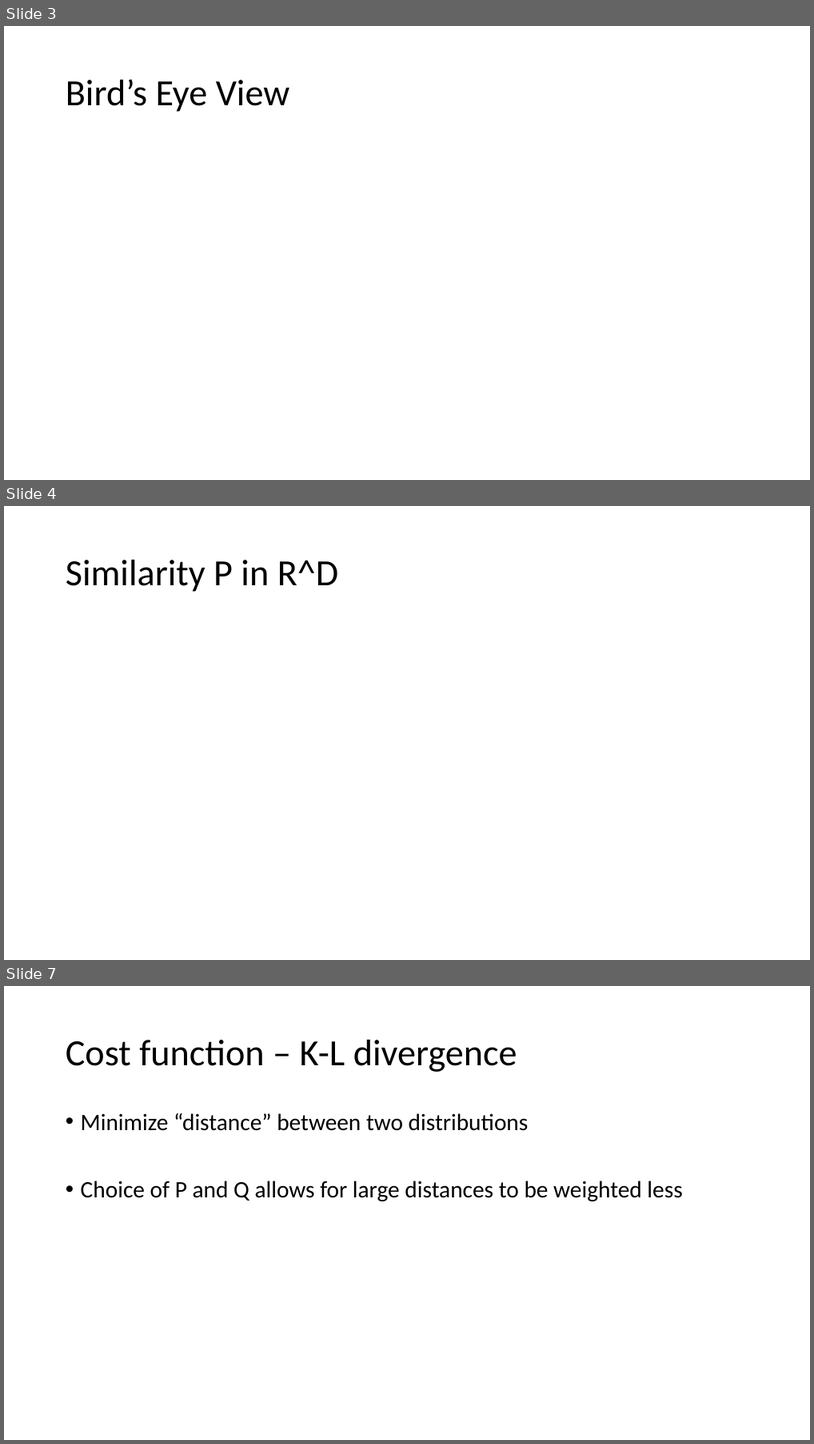
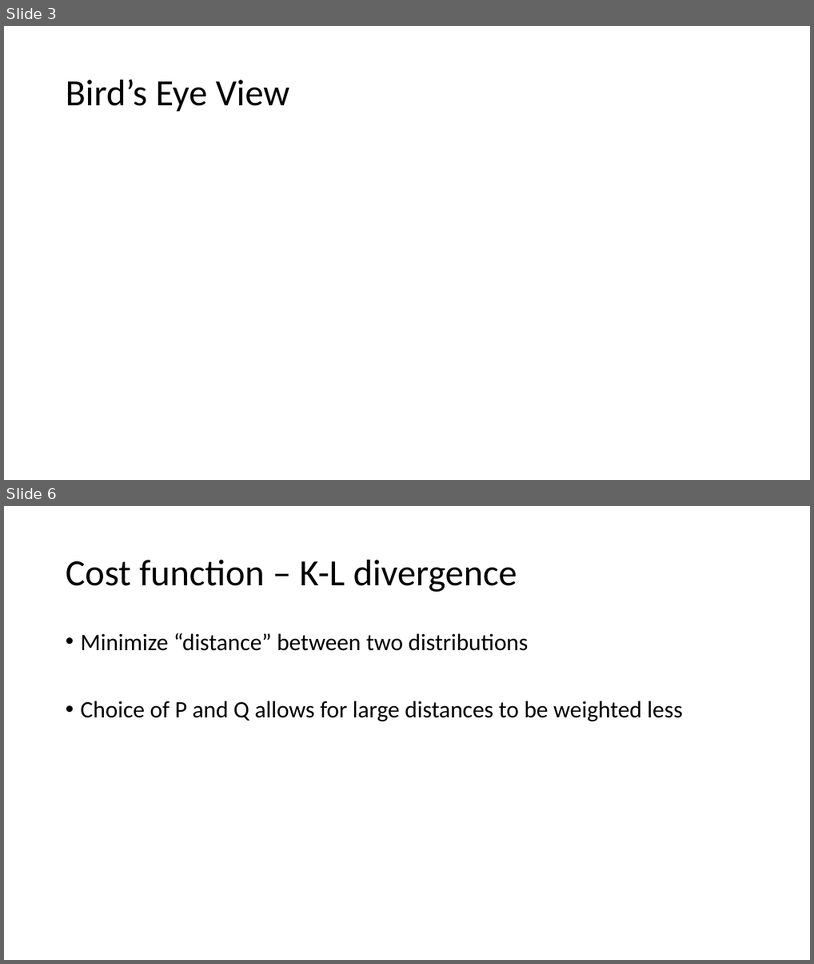
Before and after one commit to nbv3/math465_tsne, a slide deck: math465_tsne.pptx. Shown one above the other, each under a label of ours: slides 3, 4 and 7 before the commit, slides 3 and 6 after it; the slides between them are not shown. The pictures are 814x1444 and 814x964 pixels, drawn with LibreOffice and Linux fonts; fonts in the diff are those of the drawing; grey boxes stand for pictures. Boxes give left, top, right and bottom in pixels: in the first picture for what was removed or moved away, otherwise in the second. Text is boxed around its words. In the diff, an @@ line names an element or a change of style, - is before the commit and + after.

```diff
--- a/math465_tsne.pptx
+++ b/math465_tsne.pptx
@@ slide 4 removed at (4, 506, 810, 960), background #FFFFFF @@
@@ title removed at (66, 560, 338, 592) @@
-Similarity P in R^D
@@ what was slide 7 is now slide 6 @@
```
Also in this commit, not shown: 1 slide changed, 2 slides added, 1 other slide removed, 1 other file.
